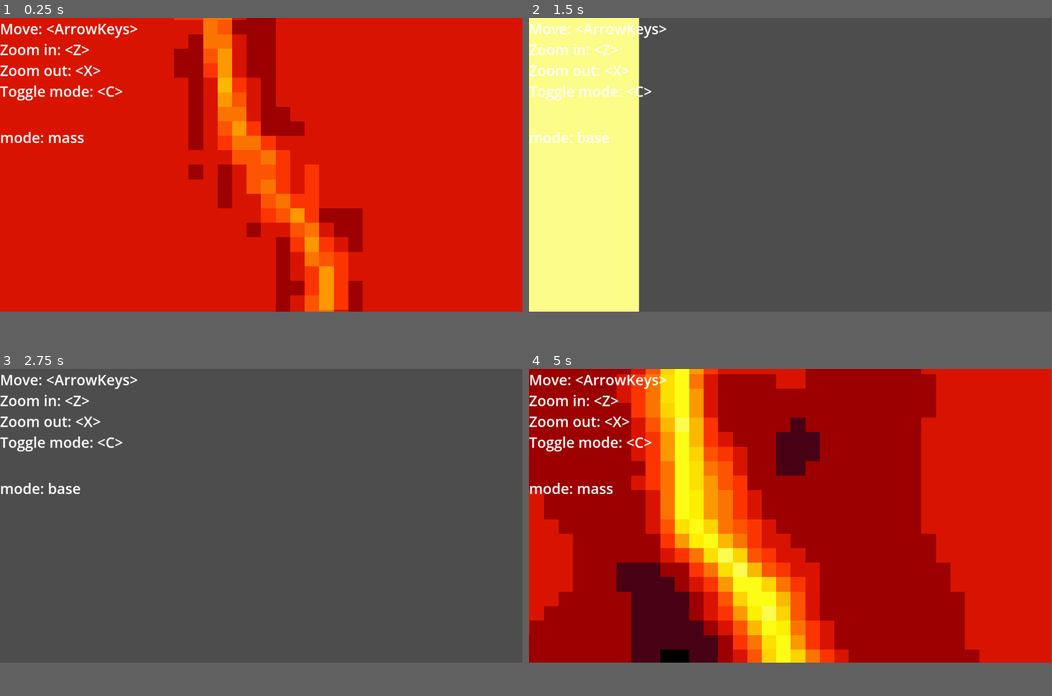
Above: before the commit, frames 1-4 (two rows, left to right).
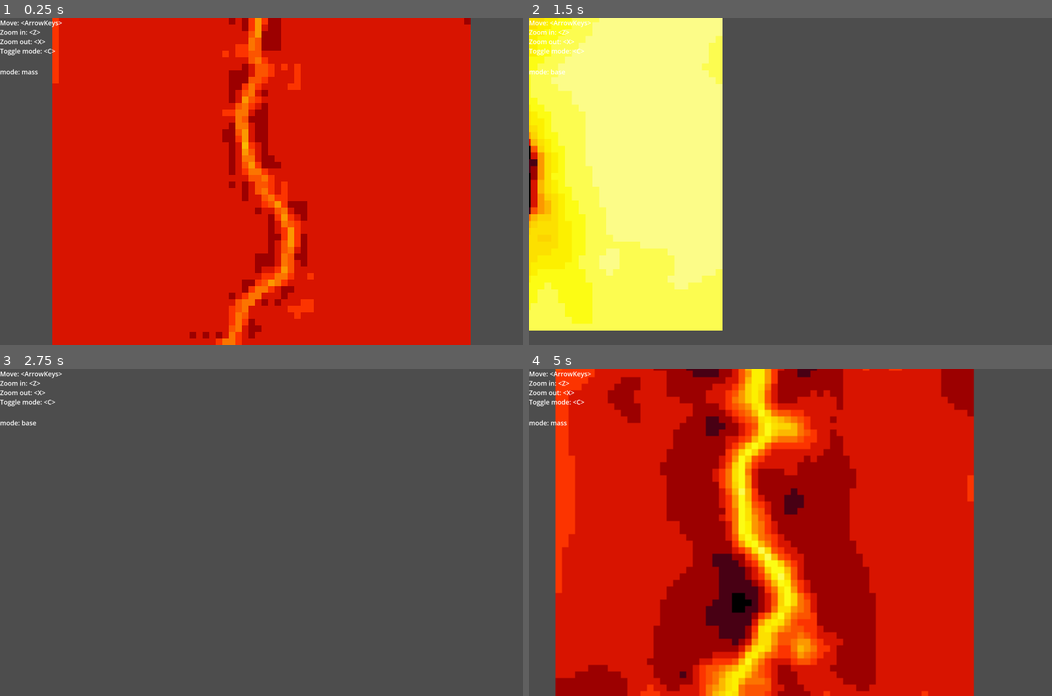
Above: after the commit, the same moments.

Repository: bingecraft-net/sandbox
Game: Godot game, scene res://scenes/game.tscn
The game is run twice, just before and just after one commit, with the same random seed, the same clock (stepped at 60 frames per second) and the same inputs.
Inputs:
- Up to frame 1 (0.25 s): no input
- Up to frame 2 (1.5 s): hold Right (ui_right) 0.53-1.28 s; tap C (toggle mode) at 0.6 s; hold Down (ui_down) from 1.28 s (still down); tap Z (zoom in) at 1.35 s
- Up to frame 3 (2.75 s): release Down (ui_down) at 2.03 s; hold Right (ui_right) from 2.03 s (still down); tap X (zoom out) at 2.1 s
- Up to frame 4 (5 s): release Right (ui_right) at 2.78 s; hold Up (ui_up) 2.78-3.53 s; tap C (toggle mode) at 2.85 s; tap Enter at 3.5 s; hold Left (ui_left) from 3.53 s (still down); tap Z (zoom in) at 3.6 s; tap X (zoom out) at 4.35 s
In our replay, the window is 799x449 before the commit and 800x500 after it. These sizes can differ from the game's own. Grey fills any space a smaller window leaves; there, only what the larger window draws over its background counts as a difference.

The runs differ from the first frame. In frame 1, 35% of the frame differs, in the area x 0-100%, y 0-100%; in frame 2, 29%; in frame 3, 1.7%; in frame 4, 79%.

Commit message:
project viewport

Diff:
--- a/project.godot
+++ b/project.godot
@@ -21,6 +21,8 @@
 
 [display]
 
+window/size/viewport_width=3456
+window/size/viewport_height=1944
 window/stretch/scale=2.0
 
 [input]
